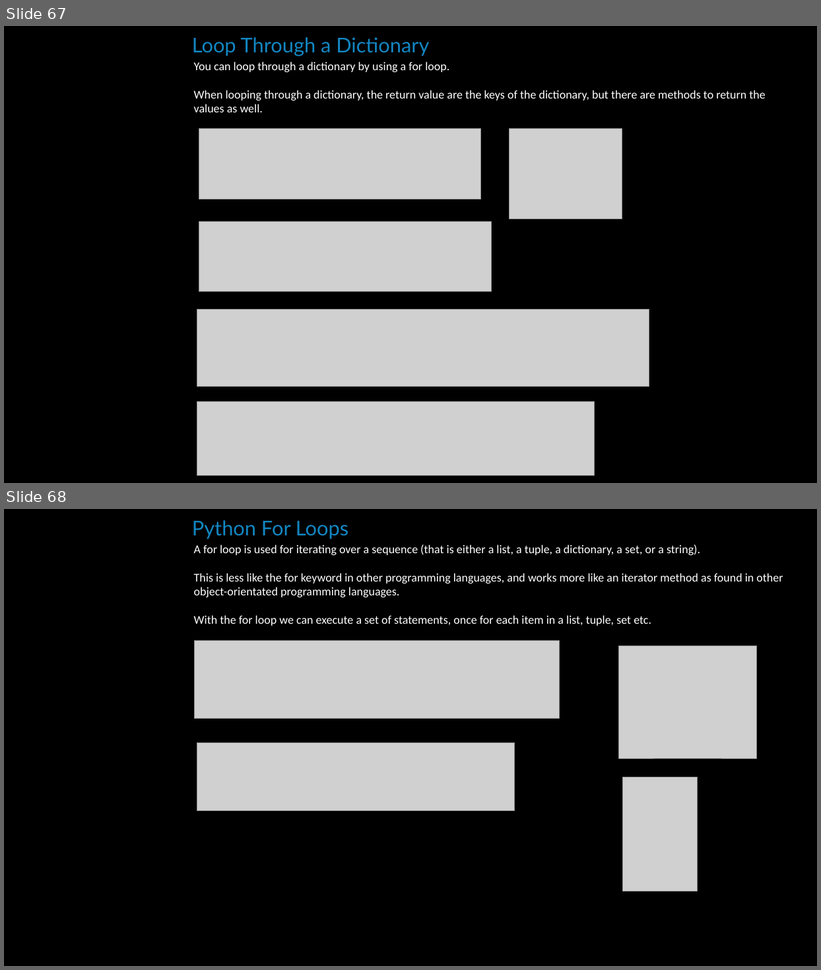
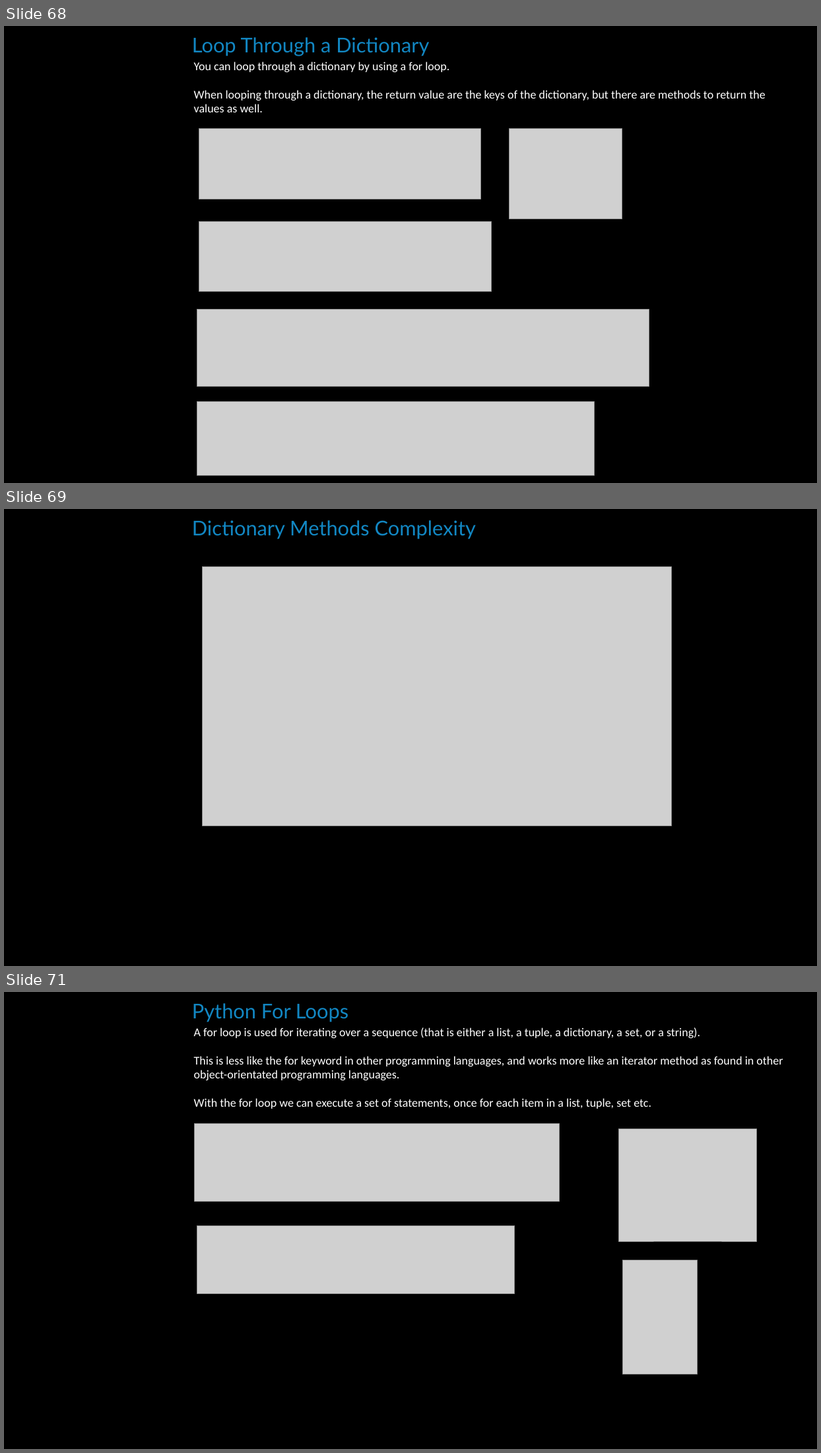
Before and after one commit to simon-pikalov/Ariel_OOP_2020, a slide deck: Classes/week_09/TA/simon_group/oop9.pptx. Shown one above the other, each under a label of ours: slides 67 and 68 before the commit, slides 68, 69 and 71 after it; the slides between them are not shown. The pictures are 821x970 and 821x1453 pixels, drawn with LibreOffice and Linux fonts; fonts in the diff are those of the drawing; grey boxes stand for pictures; background and template pictures are left out. Boxes give left, top, right and bottom in pixels: in the first picture for what was removed or moved away, otherwise in the second. Text is boxed around its words. In the diff, an @@ line names an element or a change of style, - is before the commit and + after.

Commit message:
added complexity to slides

```diff
--- a/Classes/week_09/TA/simon_group/oop9.pptx
+++ b/Classes/week_09/TA/simon_group/oop9.pptx
@@ slide 69 added at [4, 509, 817, 966], background #000000 @@
@@ text added at [192, 520, 476, 539], 24 pt, text #1287C3 @@
+Dictionary Methods Complexity
@@ picture added at [202, 567, 672, 826] @@
@@ what was slide 67 is now slide 68 @@
@@ what was slide 68 is now slide 71 @@
```
Also in this commit, not shown: 2 other slides added.
